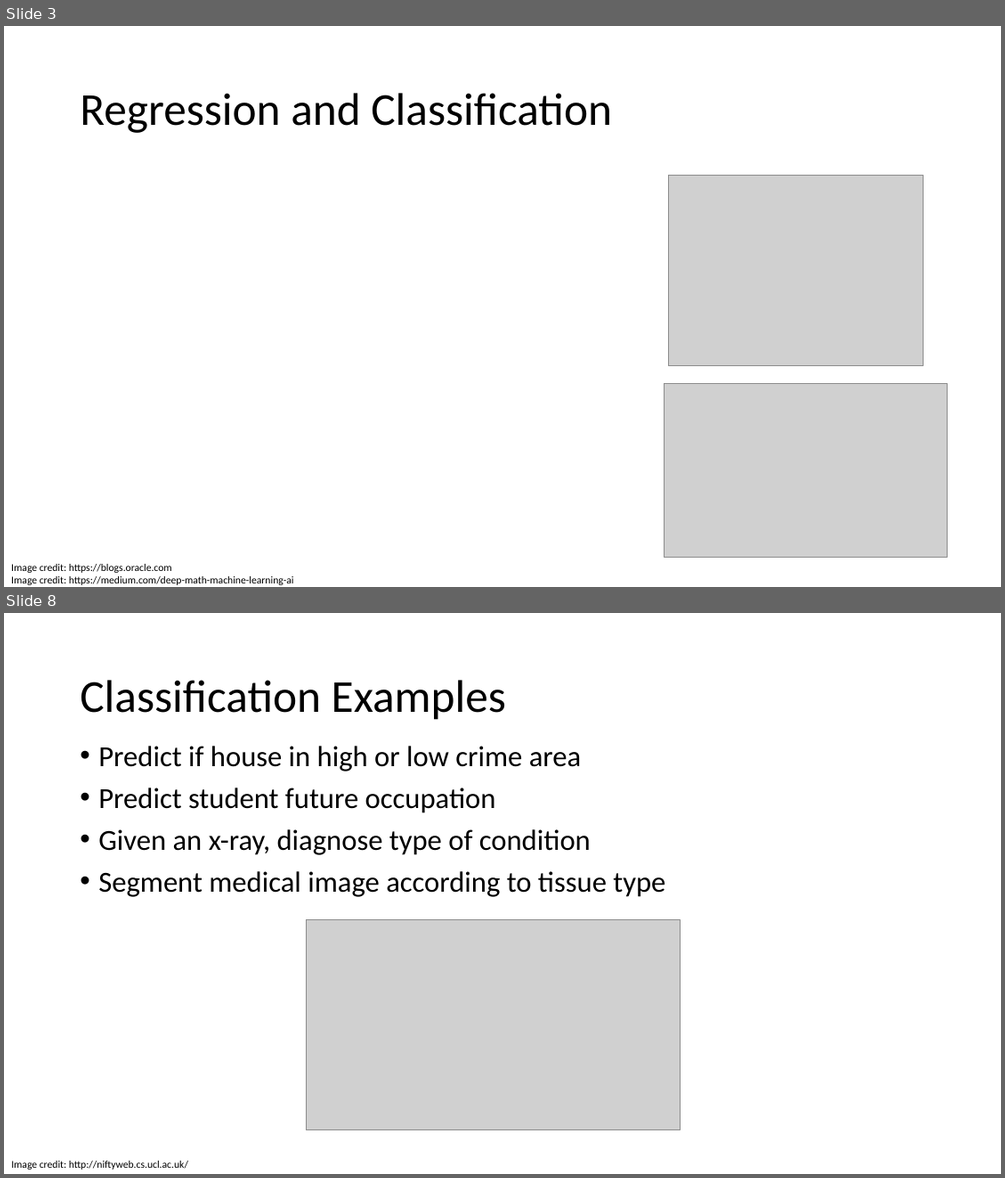
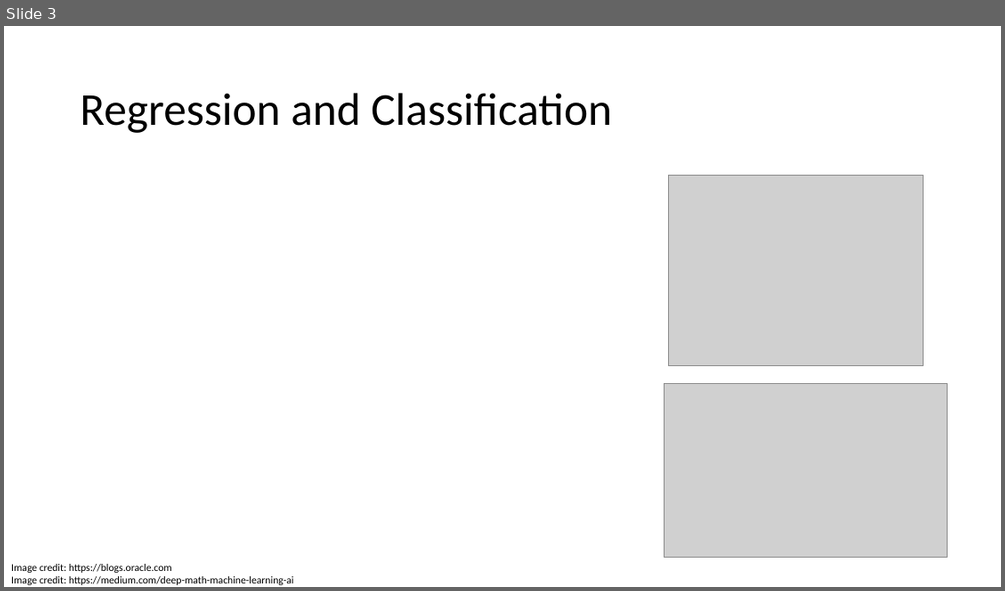
Before and after one commit to fborrasumh/intro, a slide deck: 3 - Model selection/Model selection.pptx. Shown one above the other, each under a label of ours: slides 3 and 8 before the commit, slide 3 after it; the slides between them are not shown. The pictures are 1005x1178 and 1005x591 pixels, drawn with LibreOffice and Linux fonts; fonts in the diff are those of the drawing; grey boxes stand for pictures. Boxes give left, top, right and bottom in pixels: in the first picture for what was removed or moved away, otherwise in the second. Text is boxed around its words. In the diff, an @@ line names an element or a change of style, - is before the commit and + after.

```diff
--- a/3 - Model selection/Model selection.pptx
+++ b/3 - Model selection/Model selection.pptx
@@ slide 8 removed at box(4, 613, 1001, 1174), background #FFFFFF @@
@@ title removed at box(80, 680, 506, 720) @@
-Classification Examples
@@ text removed at box(98, 746, 665, 897) @@
-• Predict if house in high or low crime area
-• Predict student future occupation
-• Given an x-ray, diagnose type of condition
-• Segment medical image according to tissue type
@@ picture removed at box(306, 919, 680, 1130) @@
@@ text removed at box(11, 1160, 188, 1169) @@
-Image credit: http://niftyweb.cs.ucl.ac.uk/
```
Also in this commit, not shown: 1 slide changed, 18 slides added, 7 other slides removed.
